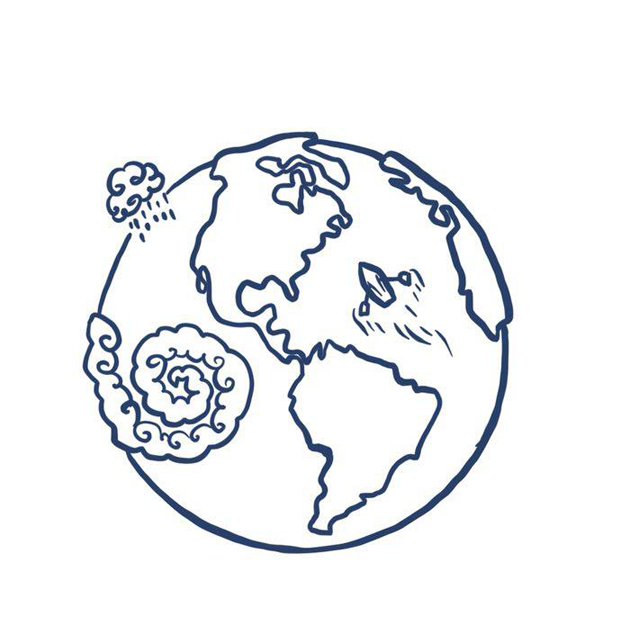
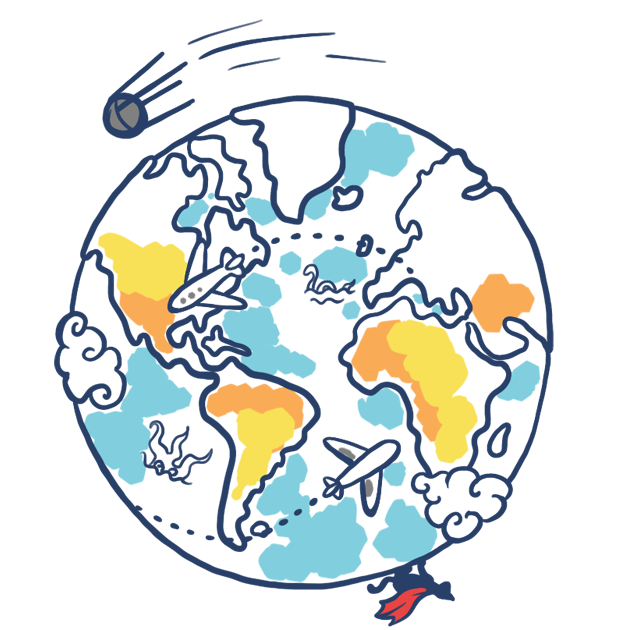
Layered file, before and after one edit (630px x 630px). Changes by layer:
renamed "Planet 2" to "planet3", hid it, painted on it over [54, 30, 554, 617]
renamed "Planet 1" to "planet2", hid it, painted on it over [54, 19, 554, 627]
renamed "Planet 3" to "planet1", showed it, moved it above "Background", painted on it over [54, 19, 554, 627]
hid "Background" over [54, 19, 554, 627]
